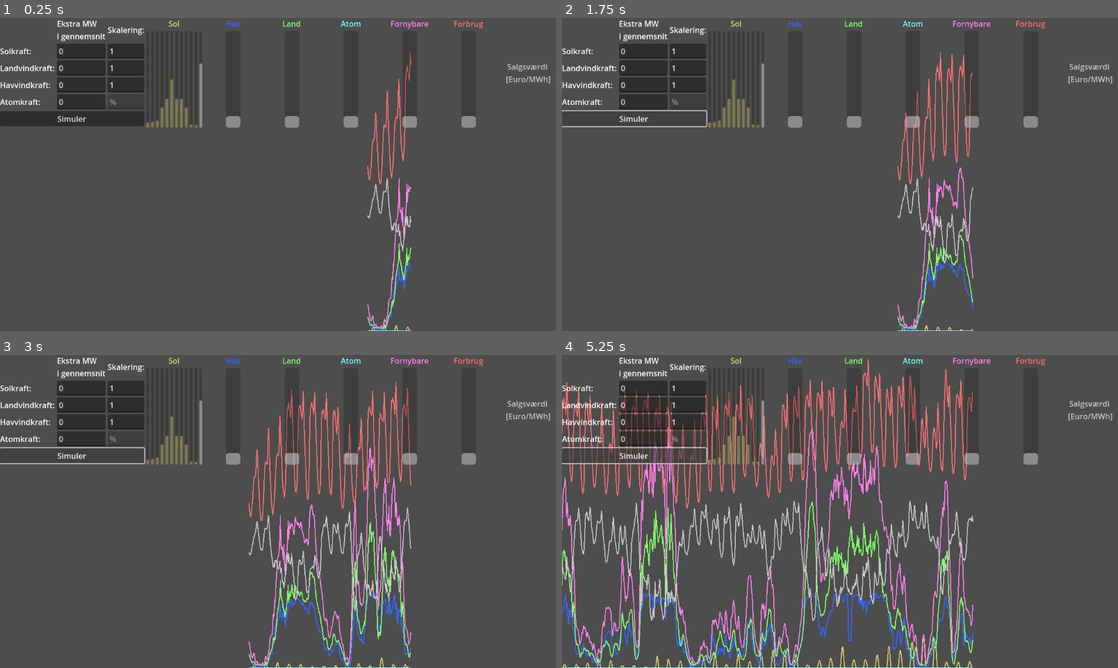
Above: before the commit, frames 1-4 (two rows, left to right).
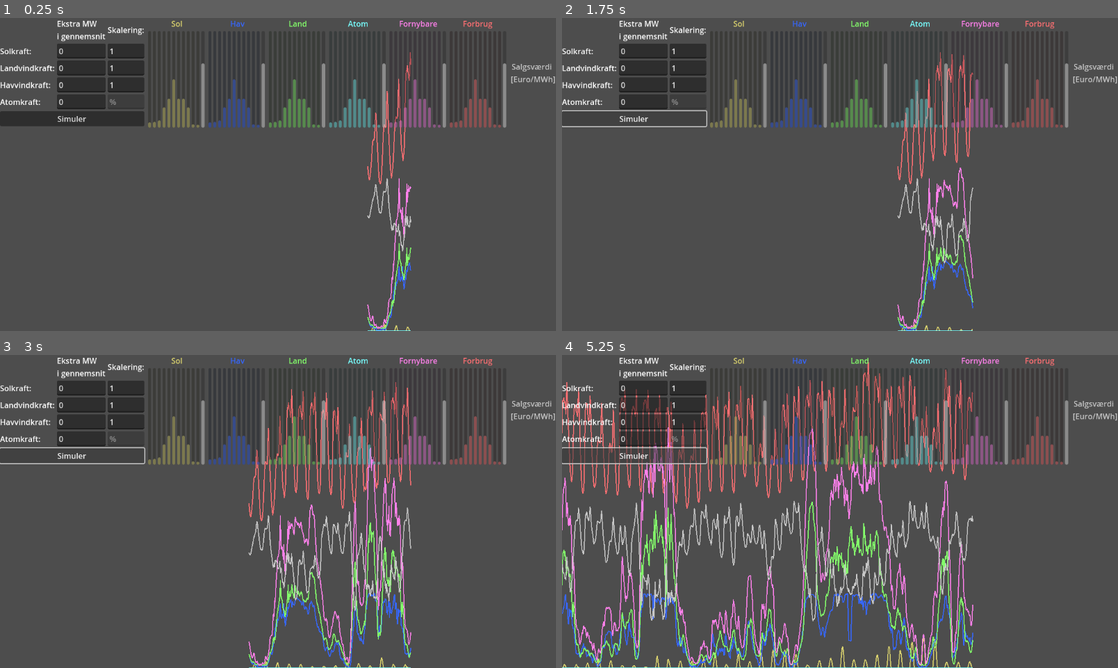
Above: after the commit, the same moments.

Repository: YaLilDuckBoi/energisimulergit
Game: Godot game, scene res://world.tscn
The game is run twice, just before and just after one commit, with the same random seed, the same clock (stepped at 60 frames per second) and the same inputs.
Inputs:
- Up to frame 1 (0.25 s): no input
- Up to frame 2 (1.75 s): click "Simuler" at 0.5 s; click "Simuler" at 1.25 s
- Up to frame 3 (3 s): click "Simuler" at 2 s
- Up to frame 4 (5.25 s): no input

The runs differ from the first frame. In frame 1, 3.8% of the frame differs, in the area x 26-100%, y 0-36%; in frame 2, 4.0%; in frame 3, 4.3%; in frame 4, 5.2%.

Commit message:
opdate
bhjj

Diff:
--- a/world.tscn
+++ b/world.tscn
@@ -30,6 +30,9 @@
 layout_mode = 2
 size_flags_horizontal = 3
 
+[node name="Panel" type="Panel" parent="CanvasLayer/HBoxContainer/HBoxContainer"]
+layout_mode = 2
+
 [node name="VBoxContainer2" type="VBoxContainer" parent="CanvasLayer/HBoxContainer/HBoxContainer"]
 layout_mode = 2
 size_flags_horizontal = 3
@@ -166,8 +169,8 @@
 fill_mode = 3
 show_percentage = false
 
-[node name="ProgressBar12" type="ProgressBar" parent="CanvasLayer/HBoxContainer/HBoxContainer/VBoxContainer2/HBoxContainer"]
-custom_minimum_size = Vector2(6, 0)
+[node name="SalgsVaerdi" type="ProgressBar" parent="CanvasLayer/HBoxContainer/HBoxContainer/VBoxContainer2/HBoxContainer"]
+custom_minimum_size = Vector2(7, 0)
 layout_mode = 2
 size_flags_horizontal = 6
 size_flags_vertical = 3
@@ -175,6 +178,9 @@
 value = 79.0
 fill_mode = 3
 show_percentage = false
+
+[node name="Panel" type="Panel" parent="CanvasLayer/HBoxContainer/HBoxContainer/VBoxContainer2/HBoxContainer"]
+layout_mode = 2
 
 [node name="VBoxContainer3" type="VBoxContainer" parent="CanvasLayer/HBoxContainer/HBoxContainer"]
 layout_mode = 2
@@ -187,14 +193,143 @@
 text = "Hav"
 horizontal_alignment = 1
 
-[node name="ProgressBar" type="ProgressBar" parent="CanvasLayer/HBoxContainer/HBoxContainer/VBoxContainer3"]
-custom_minimum_size = Vector2(30, 0)
-layout_mode = 2
-size_flags_horizontal = 4
-size_flags_vertical = 3
-value = 10.0
-fill_mode = 3
-show_percentage = false
+[node name="HBoxContainer" type="HBoxContainer" parent="CanvasLayer/HBoxContainer/HBoxContainer/VBoxContainer3"]
+layout_mode = 2
+size_flags_vertical = 3
+
+[node name="TWhBar" type="ProgressBar" parent="CanvasLayer/HBoxContainer/HBoxContainer/VBoxContainer3/HBoxContainer"]
+modulate = Color(0.211765, 0.403922, 1, 1)
+custom_minimum_size = Vector2(6, 0)
+layout_mode = 2
+size_flags_horizontal = 6
+size_flags_vertical = 3
+max_value = 120.0
+value = 4.0
+fill_mode = 3
+show_percentage = false
+
+[node name="TWhBar2" type="ProgressBar" parent="CanvasLayer/HBoxContainer/HBoxContainer/VBoxContainer3/HBoxContainer"]
+modulate = Color(0.211765, 0.403922, 1, 1)
+custom_minimum_size = Vector2(6, 0)
+layout_mode = 2
+size_flags_horizontal = 6
+size_flags_vertical = 3
+max_value = 120.0
+value = 5.0
+fill_mode = 3
+show_percentage = false
+
+[node name="TWhBar3" type="ProgressBar" parent="CanvasLayer/HBoxContainer/HBoxContainer/VBoxContainer3/HBoxContainer"]
+modulate = Color(0.211765, 0.403922, 1, 1)
+custom_minimum_size = Vector2(6, 0)
+layout_mode = 2
+size_flags_horizontal = 6
+size_flags_vertical = 3
+max_value = 120.0
+value = 7.0
+fill_mode = 3
+show_percentage = false
+
+[node name="TWhBar4" type="ProgressBar" parent="CanvasLayer/HBoxContainer/HBoxContainer/VBoxContainer3/HBoxContainer"]
+modulate = Color(0.211765, 0.403922, 1, 1)
+custom_minimum_size = Vector2(6, 0)
+layout_mode = 2
+size_flags_horizontal = 6
+size_flags_vertical = 3
+max_value = 120.0
+value = 23.0
+fill_mode = 3
+show_percentage = false
+
+[node name="TWhBar5" type="ProgressBar" parent="CanvasLayer/HBoxContainer/HBoxContainer/VBoxContainer3/HBoxContainer"]
+modulate = Color(0.211765, 0.403922, 1, 1)
+custom_minimum_size = Vector2(6, 0)
+layout_mode = 2
+size_flags_horizontal = 6
+size_flags_vertical = 3
+max_value = 120.0
+value = 34.0
+fill_mode = 3
+show_percentage = false
+
+[node name="TWhBar6" type="ProgressBar" parent="CanvasLayer/HBoxContainer/HBoxContainer/VBoxContainer3/HBoxContainer"]
+modulate = Color(0.211765, 0.403922, 1, 1)
+custom_minimum_size = Vector2(6, 0)
+layout_mode = 2
+size_flags_horizontal = 6
+size_flags_vertical = 3
+max_value = 120.0
+value = 59.0
+fill_mode = 3
+show_percentage = false
+
+[node name="TWhBar7" type="ProgressBar" parent="CanvasLayer/HBoxContainer/HBoxContainer/VBoxContainer3/HBoxContainer"]
+modulate = Color(0.211765, 0.403922, 1, 1)
+custom_minimum_size = Vector2(6, 0)
+layout_mode = 2
+size_flags_horizontal = 6
+size_flags_vertical = 3
+max_value = 120.0
+value = 34.0
+fill_mode = 3
+show_percentage = false
+
+[node name="TWhBar8" type="ProgressBar" parent="CanvasLayer/HBoxContainer/HBoxContainer/VBoxContainer3/HBoxContainer"]
+modulate = Color(0.211765, 0.403922, 1, 1)
+custom_minimum_size = Vector2(6, 0)
+layout_mode = 2
+size_flags_horizontal = 6
+size_flags_vertical = 3
+max_value = 120.0
+value = 34.0
+fill_mode = 3
+show_percentage = false
+
+[node name="TWhBar9" type="ProgressBar" parent="CanvasLayer/HBoxContainer/HBoxContainer/VBoxContainer3/HBoxContainer"]
+modulate = Color(0.211765, 0.403922, 1, 1)
+custom_minimum_size = Vector2(6, 0)
+layout_mode = 2
+size_flags_horizontal = 6
+size_flags_vertical = 3
+max_value = 120.0
+value = 23.0
+fill_mode = 3
+show_percentage = false
+
+[node name="TWhBar10" type="ProgressBar" parent="CanvasLayer/HBoxContainer/HBoxContainer/VBoxContainer3/HBoxContainer"]
+modulate = Color(0.211765, 0.403922, 1, 1)
+custom_minimum_size = Vector2(6, 0)
+layout_mode = 2
+size_flags_horizontal = 6
+size_flags_vertical = 3
+max_value = 120.0
+value = 2.0
+fill_mode = 3
+show_percentage = false
+
+[node name="TWhBar11" type="ProgressBar" parent="CanvasLayer/HBoxContainer/HBoxContainer/VBoxContainer3/HBoxContainer"]
+modulate = Color(0.211765, 0.403922, 1, 1)
+custom_minimum_size = Vector2(6, 0)
+layout_mode = 2
+size_flags_horizontal = 6
+size_flags_vertical = 3
+max_value = 120.0
+value = 1.0
+fill_mode = 3
+show_percentage = false
+
+[node name="SalgsVaerdi" type="ProgressBar" parent="CanvasLayer/HBoxContainer/HBoxContainer/VBoxContainer3/HBoxContainer"]
+custom_minimum_size = Vector2(7, 0)
+layout_mode = 2
+size_flags_horizontal = 6
+size_flags_vertical = 3
+max_value = 120.0
+value = 79.0
+fill_mode = 3
+show_percentage = false
+
+[node name="Panel" type="Panel" parent="CanvasLayer/HBoxContainer/HBoxContainer/VBoxContainer3/HBoxContainer"]
+layout_mode = 2
 
 [node name="VBoxContainer4" type="VBoxContainer" parent="CanvasLayer/HBoxContainer/HBoxContainer"]
 layout_mode = 2
@@ -207,14 +342,143 @@
 text = "Land"
 horizontal_alignment = 1
 
-[node name="ProgressBar" type="ProgressBar" parent="CanvasLayer/HBoxContainer/HBoxContainer/VBoxContainer4"]
-custom_minimum_size = Vector2(30, 0)
-layout_mode = 2
-size_flags_horizontal = 4
-size_flags_vertical = 3
-value = 10.0
-fill_mode = 3
-show_percentage = false
+[node name="HBoxContainer" type="HBoxContainer" parent="CanvasLayer/HBoxContainer/HBoxContainer/VBoxContainer4"]
+layout_mode = 2
+size_flags_vertical = 3
+
+[node name="TWhBar" type="ProgressBar" parent="CanvasLayer/HBoxContainer/HBoxContainer/VBoxContainer4/HBoxContainer"]
+modulate = Color(0.517647, 1, 0.419608, 1)
+custom_minimum_size = Vector2(6, 0)
+layout_mode = 2
+size_flags_horizontal = 6
+size_flags_vertical = 3
+max_value = 120.0
+value = 4.0
+fill_mode = 3
+show_percentage = false
+
+[node name="TWhBar2" type="ProgressBar" parent="CanvasLayer/HBoxContainer/HBoxContainer/VBoxContainer4/HBoxContainer"]
+modulate = Color(0.517647, 1, 0.419608, 1)
+custom_minimum_size = Vector2(6, 0)
+layout_mode = 2
+size_flags_horizontal = 6
+size_flags_vertical = 3
+max_value = 120.0
+value = 5.0
+fill_mode = 3
+show_percentage = false
+
+[node name="TWhBar3" type="ProgressBar" parent="CanvasLayer/HBoxContainer/HBoxContainer/VBoxContainer4/HBoxContainer"]
+modulate = Color(0.517647, 1, 0.419608, 1)
+custom_minimum_size = Vector2(6, 0)
+layout_mode = 2
+size_flags_horizontal = 6
+size_flags_vertical = 3
+max_value = 120.0
+value = 7.0
+fill_mode = 3
+show_percentage = false
+
+[node name="TWhBar4" type="ProgressBar" parent="CanvasLayer/HBoxContainer/HBoxContainer/VBoxContainer4/HBoxContainer"]
+modulate = Color(0.517647, 1, 0.419608, 1)
+custom_minimum_size = Vector2(6, 0)
+layout_mode = 2
+size_flags_horizontal = 6
+size_flags_vertical = 3
+max_value = 120.0
+value = 23.0
+fill_mode = 3
+show_percentage = false
+
+[node name="TWhBar5" type="ProgressBar" parent="CanvasLayer/HBoxContainer/HBoxContainer/VBoxContainer4/HBoxContainer"]
+modulate = Color(0.517647, 1, 0.419608, 1)
+custom_minimum_size = Vector2(6, 0)
+layout_mode = 2
+size_flags_horizontal = 6
+size_flags_vertical = 3
+max_value = 120.0
+value = 34.0
+fill_mode = 3
+show_percentage = false
+
+[node name="TWhBar6" type="ProgressBar" parent="CanvasLayer/HBoxContainer/HBoxContainer/VBoxContainer4/HBoxContainer"]
+modulate = Color(0.517647, 1, 0.419608, 1)
+custom_minimum_size = Vector2(6, 0)
+layout_mode = 2
+size_flags_horizontal = 6
+size_flags_vertical = 3
+max_value = 120.0
+value = 59.0
+fill_mode = 3
+show_percentage = false
+
+[node name="TWhBar7" type="ProgressBar" parent="CanvasLayer/HBoxContainer/HBoxContainer/VBoxContainer4/HBoxContainer"]
+modulate = Color(0.517647, 1, 0.419608, 1)
+custom_minimum_size = Vector2(6, 0)
+layout_mode = 2
+size_flags_horizontal = 6
+size_flags_vertical = 3
+max_value = 120.0
+value = 34.0
+fill_mode = 3
+show_percentage = false
+
+[node name="TWhBar8" type="ProgressBar" parent="CanvasLayer/HBoxContainer/HBoxContainer/VBoxContainer4/HBoxContainer"]
+modulate = Color(0.517647, 1, 0.419608, 1)
+custom_minimum_size = Vector2(6, 0)
+layout_mode = 2
+size_flags_horizontal = 6
+size_flags_vertical = 3
+max_value = 120.0
+value = 34.0
+fill_mode = 3
+show_percentage = false
+
+[node name="TWhBar9" type="ProgressBar" parent="CanvasLayer/HBoxContainer/HBoxContainer/VBoxContainer4/HBoxContainer"]
+modulate = Color(0.517647, 1, 0.419608, 1)
+custom_minimum_size = Vector2(6, 0)
+layout_mode = 2
+size_flags_horizontal = 6
+size_flags_vertical = 3
+max_value = 120.0
+value = 23.0
+fill_mode = 3
+show_percentage = false
+
+[node name="TWhBar10" type="ProgressBar" parent="CanvasLayer/HBoxContainer/HBoxContainer/VBoxContainer4/HBoxContainer"]
+modulate = Color(0.517647, 1, 0.419608, 1)
+custom_minimum_size = Vector2(6, 0)
+layout_mode = 2
+size_flags_horizontal = 6
+size_flags_vertical = 3
+max_value = 120.0
+value = 2.0
+fill_mode = 3
+show_percentage = false
+
+[node name="TWhBar11" type="ProgressBar" parent="CanvasLayer/HBoxContainer/HBoxContainer/VBoxContainer4/HBoxContainer"]
+modulate = Color(0.517647, 1, 0.419608, 1)
+custom_minimum_size = Vector2(6, 0)
+layout_mode = 2
+size_flags_horizontal = 6
+size_flags_vertical = 3
+max_value = 120.0
+value = 1.0
+fill_mode = 3
+show_percentage = false
+
+[node name="SalgsVaerdi" type="ProgressBar" parent="CanvasLayer/HBoxContainer/HBoxContainer/VBoxContainer4/HBoxContainer"]
+custom_minimum_size = Vector2(7, 0)
+layout_mode = 2
+size_flags_horizontal = 6
+size_flags_vertical = 3
+max_value = 120.0
+value = 79.0
+fill_mode = 3
+show_percentage = false
+
+[node name="Panel" type="Panel" parent="CanvasLayer/HBoxContainer/HBoxContainer/VBoxContainer4/HBoxContainer"]
+layout_mode = 2
 
 [node name="VBoxContainer5" type="VBoxContainer" parent="CanvasLayer/HBoxContainer/HBoxContainer"]
 layout_mode = 2
@@ -227,14 +491,143 @@
 text = "Atom"
 horizontal_alignment = 1
 
-[node name="ProgressBar" type="ProgressBar" parent="CanvasLayer/HBoxContainer/HBoxContainer/VBoxContainer5"]
-custom_minimum_size = Vector2(30, 0)
-layout_mode = 2
-size_flags_horizontal = 4
-size_flags_vertical = 3
-value = 10.0
-fill_mode = 3
-show_percentage = false
+[node name="HBoxContainer" type="HBoxContainer" parent="CanvasLayer/HBoxContainer/HBoxContainer/VBoxContainer5"]
+layout_mode = 2
+size_flags_vertical = 3
+
+[node name="TWhBar" type="ProgressBar" parent="CanvasLayer/HBoxContainer/HBoxContainer/VBoxContainer5/HBoxContainer"]
+modulate = Color(0.470588, 1, 1, 1)
+custom_minimum_size = Vector2(6, 0)
+layout_mode = 2
+size_flags_horizontal = 6
+size_flags_vertical = 3
+max_value = 120.0
+value = 4.0
+fill_mode = 3
+show_percentage = false
+
+[node name="TWhBar2" type="ProgressBar" parent="CanvasLayer/HBoxContainer/HBoxContainer/VBoxContainer5/HBoxContainer"]
+modulate = Color(0.470588, 1, 1, 1)
+custom_minimum_size = Vector2(6, 0)
+layout_mode = 2
+size_flags_horizontal = 6
+size_flags_vertical = 3
+max_value = 120.0
+value = 5.0
+fill_mode = 3
+show_percentage = false
+
+[node name="TWhBar3" type="ProgressBar" parent="CanvasLayer/HBoxContainer/HBoxContainer/VBoxContainer5/HBoxContainer"]
+modulate = Color(0.470588, 1, 1, 1)
+custom_minimum_size = Vector2(6, 0)
+layout_mode = 2
+size_flags_horizontal = 6
+size_flags_vertical = 3
+max_value = 120.0
+value = 7.0
+fill_mode = 3
+show_percentage = false
+
+[node name="TWhBar4" type="ProgressBar" parent="CanvasLayer/HBoxContainer/HBoxContainer/VBoxContainer5/HBoxContainer"]
+modulate = Color(0.470588, 1, 1, 1)
+custom_minimum_size = Vector2(6, 0)
+layout_mode = 2
+size_flags_horizontal = 6
+size_flags_vertical = 3
+max_value = 120.0
+value = 23.0
+fill_mode = 3
+show_percentage = false
+
+[node name="TWhBar5" type="ProgressBar" parent="CanvasLayer/HBoxContainer/HBoxContainer/VBoxContainer5/HBoxContainer"]
+modulate = Color(0.470588, 1, 1, 1)
+custom_minimum_size = Vector2(6, 0)
+layout_mode = 2
+size_flags_horizontal = 6
+size_flags_vertical = 3
+max_value = 120.0
+value = 34.0
+fill_mode = 3
+show_percentage = false
+
+[node name="TWhBar6" type="ProgressBar" parent="CanvasLayer/HBoxContainer/HBoxContainer/VBoxContainer5/HBoxContainer"]
+modulate = Color(0.470588, 1, 1, 1)
+custom_minimum_size = Vector2(6, 0)
+layout_mode = 2
+size_flags_horizontal = 6
+size_flags_vertical = 3
+max_value = 120.0
+value = 59.0
+fill_mode = 3
+show_percentage = false
+
+[node name="TWhBar7" type="ProgressBar" parent="CanvasLayer/HBoxContainer/HBoxContainer/VBoxContainer5/HBoxContainer"]
+modulate = Color(0.470588, 1, 1, 1)
+custom_minimum_size = Vector2(6, 0)
+layout_mode = 2
+size_flags_horizontal = 6
+size_flags_vertical = 3
+max_value = 120.0
+value = 34.0
+fill_mode = 3
+show_percentage = false
+
+[node name="TWhBar8" type="ProgressBar" parent="CanvasLayer/HBoxContainer/HBoxContainer/VBoxContainer5/HBoxContainer"]
+modulate = Color(0.470588, 1, 1, 1)
+custom_minimum_size = Vector2(6, 0)
+layout_mode = 2
+size_flags_horizontal = 6
+size_flags_vertical = 3
+max_value = 120.0
+value = 34.0
+fill_mode = 3
+show_percentage = false
+
+[node name="TWhBar9" type="ProgressBar" parent="CanvasLayer/HBoxContainer/HBoxContainer/VBoxContainer5/HBoxContainer"]
+modulate = Color(0.470588, 1, 1, 1)
+custom_minimum_size = Vector2(6, 0)
+layout_mode = 2
+size_flags_horizontal = 6
+size_flags_vertical = 3
+max_value = 120.0
+value = 23.0
+fill_mode = 3
+show_percentage = false
+
+[node name="TWhBar10" type="ProgressBar" parent="CanvasLayer/HBoxContainer/HBoxContainer/VBoxContainer5/HBoxContainer"]
+modulate = Color(0.470588, 1, 1, 1)
+custom_minimum_size = Vector2(6, 0)
+layout_mode = 2
+size_flags_horizontal = 6
+size_flags_vertical = 3
+max_value = 120.0
+value = 2.0
+fill_mode = 3
+show_percentage = false
+
+[node name="TWhBar11" type="ProgressBar" parent="CanvasLayer/HBoxContainer/HBoxContainer/VBoxContainer5/HBoxContainer"]
+modulate = Color(0.470588, 1, 1, 1)
+custom_minimum_size = Vector2(6, 0)
+layout_mode = 2
+size_flags_horizontal = 6
+size_flags_vertical = 3
+max_value = 120.0
+value = 1.0
+fill_mode = 3
+show_percentage = false
+
+[node name="SalgsVaerdi" type="ProgressBar" parent="CanvasLayer/HBoxContainer/HBoxContainer/VBoxContainer5/HBoxContainer"]
+custom_minimum_size = Vector2(7, 0)
+layout_mode = 2
+size_flags_horizontal = 6
+size_flags_vertical = 3
+max_value = 120.0
+value = 79.0
+fill_mode = 3
+show_percentage = false
+
+[node name="Panel" type="Panel" parent="CanvasLayer/HBoxContainer/HBoxContainer/VBoxContainer5/HBoxContainer"]
+layout_mode = 2
 
 [node name="VBoxContainer7" type="VBoxContainer" parent="CanvasLayer/HBoxContainer/HBoxContainer"]
 layout_mode = 2
@@ -247,14 +640,143 @@
 text = "Fornybare"
 horizontal_alignment = 1
 
-[node name="ProgressBar" type="ProgressBar" parent="CanvasLayer/HBoxContainer/HBoxContainer/VBoxContainer7"]
-custom_minimum_size = Vector2(30, 0)
-layout_mode = 2
-size_flags_horizontal = 4
-size_flags_vertical = 3
-value = 10.0
-fill_mode = 3
-show_percentage = false
+[node name="HBoxContainer" type="HBoxContainer" parent="CanvasLayer/HBoxContainer/HBoxContainer/VBoxContainer7"]
+layout_mode = 2
+size_flags_vertical = 3
+
+[node name="TWhBar" type="ProgressBar" parent="CanvasLayer/HBoxContainer/HBoxContainer/VBoxContainer7/HBoxContainer"]
+modulate = Color(1, 0.505882, 0.92549, 1)
+custom_minimum_size = Vector2(6, 0)
+layout_mode = 2
+size_flags_horizontal = 6
+size_flags_vertical = 3
+max_value = 120.0
+value = 4.0
+fill_mode = 3
+show_percentage = false
+
+[node name="TWhBar2" type="ProgressBar" parent="CanvasLayer/HBoxContainer/HBoxContainer/VBoxContainer7/HBoxContainer"]
+modulate = Color(1, 0.505882, 0.92549, 1)
+custom_minimum_size = Vector2(6, 0)
+layout_mode = 2
+size_flags_horizontal = 6
+size_flags_vertical = 3
+max_value = 120.0
+value = 5.0
+fill_mode = 3
+show_percentage = false
+
+[node name="TWhBar3" type="ProgressBar" parent="CanvasLayer/HBoxContainer/HBoxContainer/VBoxContainer7/HBoxContainer"]
+modulate = Color(1, 0.505882, 0.92549, 1)
+custom_minimum_size = Vector2(6, 0)
+layout_mode = 2
+size_flags_horizontal = 6
+size_flags_vertical = 3
+max_value = 120.0
+value = 7.0
+fill_mode = 3
+show_percentage = false
+
+[node name="TWhBar4" type="ProgressBar" parent="CanvasLayer/HBoxContainer/HBoxContainer/VBoxContainer7/HBoxContainer"]
+modulate = Color(1, 0.505882, 0.92549, 1)
+custom_minimum_size = Vector2(6, 0)
+layout_mode = 2
+size_flags_horizontal = 6
+size_flags_vertical = 3
+max_value = 120.0
+value = 23.0
+fill_mode = 3
+show_percentage = false
+
+[node name="TWhBar5" type="ProgressBar" parent="CanvasLayer/HBoxContainer/HBoxContainer/VBoxContainer7/HBoxContainer"]
+modulate = Color(1, 0.505882, 0.92549, 1)
+custom_minimum_size = Vector2(6, 0)
+layout_mode = 2
+size_flags_horizontal = 6
+size_flags_vertical = 3
+max_value = 120.0
+value = 34.0
+fill_mode = 3
+show_percentage = false
+
+[node name="TWhBar6" type="ProgressBar" parent="CanvasLayer/HBoxContainer/HBoxContainer/VBoxContainer7/HBoxContainer"]
+modulate = Color(1, 0.505882, 0.92549, 1)
+custom_minimum_size = Vector2(6, 0)
+layout_mode = 2
+size_flags_horizontal = 6
+size_flags_vertical = 3
+max_value = 120.0
+value = 59.0
+fill_mode = 3
+show_percentage = false
+
+[node name="TWhBar7" type="ProgressBar" parent="CanvasLayer/HBoxContainer/HBoxContainer/VBoxContainer7/HBoxContainer"]
+modulate = Color(1, 0.505882, 0.92549, 1)
+custom_minimum_size = Vector2(6, 0)
+layout_mode = 2
+size_flags_horizontal = 6
+size_flags_vertical = 3
+max_value = 120.0
+value = 34.0
+fill_mode = 3
+show_percentage = false
+
+[node name="TWhBar8" type="ProgressBar" parent="CanvasLayer/HBoxContainer/HBoxContainer/VBoxContainer7/HBoxContainer"]
+modulate = Color(1, 0.505882, 0.92549, 1)
+custom_minimum_size = Vector2(6, 0)
+layout_mode = 2
+size_flags_horizontal = 6
+size_flags_vertical = 3
+max_value = 120.0
+value = 34.0
+fill_mode = 3
+show_percentage = false
+
+[node name="TWhBar9" type="ProgressBar" parent="CanvasLayer/HBoxContainer/HBoxContainer/VBoxContainer7/HBoxContainer"]
+modulate = Color(1, 0.505882, 0.92549, 1)
+custom_minimum_size = Vector2(6, 0)
+layout_mode = 2
+size_flags_horizontal = 6
+size_flags_vertical = 3
+max_value = 120.0
+value = 23.0
+fill_mode = 3
+show_percentage = false
+
+[node name="TWhBar10" type="ProgressBar" parent="CanvasLayer/HBoxContainer/HBoxContainer/VBoxContainer7/HBoxContainer"]
+modulate = Color(1, 0.505882, 0.92549, 1)
+custom_minimum_size = Vector2(6, 0)
+layout_mode = 2
+size_flags_horizontal = 6
+size_flags_vertical = 3
+max_value = 120.0
+value = 2.0
+fill_mode = 3
+show_percentage = false
+
+[node name="TWhBar11" type="ProgressBar" parent="CanvasLayer/HBoxContainer/HBoxContainer/VBoxContainer7/HBoxContainer"]
+modulate = Color(1, 0.505882, 0.92549, 1)
+custom_minimum_size = Vector2(6, 0)
+layout_mode = 2
+size_flags_horizontal = 6
+size_flags_vertical = 3
+max_value = 120.0
+value = 1.0
+fill_mode = 3
+show_percentage = false
+
+[node name="SalgsVaerdi" type="ProgressBar" parent="CanvasLayer/HBoxContainer/HBoxContainer/VBoxContainer7/HBoxContainer"]
+custom_minimum_size = Vector2(7, 0)
+layout_mode = 2
+size_flags_horizontal = 6
+size_flags_vertical = 3
+max_value = 120.0
+value = 79.0
+fill_mode = 3
+show_percentage = false
+
+[node name="Panel" type="Panel" parent="CanvasLayer/HBoxContainer/HBoxContainer/VBoxContainer7/HBoxContainer"]
+layout_mode = 2
 
 [node name="VBoxContainer6" type="VBoxContainer" parent="CanvasLayer/HBoxContainer/HBoxContainer"]
 layout_mode = 2
@@ -267,12 +789,138 @@
 text = "Forbrug"
 horizontal_alignment = 1
 
-[node name="ProgressBar" type="ProgressBar" parent="CanvasLayer/HBoxContainer/HBoxContainer/VBoxContainer6"]
-custom_minimum_size = Vector2(30, 0)
-layout_mode = 2
-size_flags_horizontal = 4
-size_flags_vertical = 3
-value = 10.0
+[node name="HBoxContainer" type="HBoxContainer" parent="CanvasLayer/HBoxContainer/HBoxContainer/VBoxContainer6"]
+layout_mode = 2
+size_flags_vertical = 3
+
+[node name="TWhBar" type="ProgressBar" parent="CanvasLayer/HBoxContainer/HBoxContainer/VBoxContainer6/HBoxContainer"]
+modulate = Color(1, 0.439216, 0.45098, 1)
+custom_minimum_size = Vector2(6, 0)
+layout_mode = 2
+size_flags_horizontal = 6
+size_flags_vertical = 3
+max_value = 120.0
+value = 4.0
+fill_mode = 3
+show_percentage = false
+
+[node name="TWhBar2" type="ProgressBar" parent="CanvasLayer/HBoxContainer/HBoxContainer/VBoxContainer6/HBoxContainer"]
+modulate = Color(1, 0.439216, 0.45098, 1)
+custom_minimum_size = Vector2(6, 0)
+layout_mode = 2
+size_flags_horizontal = 6
+size_flags_vertical = 3
+max_value = 120.0
+value = 5.0
+fill_mode = 3
+show_percentage = false
+
+[node name="TWhBar3" type="ProgressBar" parent="CanvasLayer/HBoxContainer/HBoxContainer/VBoxContainer6/HBoxContainer"]
+modulate = Color(1, 0.439216, 0.45098, 1)
+custom_minimum_size = Vector2(6, 0)
+layout_mode = 2
+size_flags_horizontal = 6
+size_flags_vertical = 3
+max_value = 120.0
+value = 7.0
+fill_mode = 3
+show_percentage = false
+
+[node name="TWhBar4" type="ProgressBar" parent="CanvasLayer/HBoxContainer/HBoxContainer/VBoxContainer6/HBoxContainer"]
+modulate = Color(1, 0.439216, 0.45098, 1)
+custom_minimum_size = Vector2(6, 0)
+layout_mode = 2
+size_flags_horizontal = 6
+size_flags_vertical = 3
+max_value = 120.0
+value = 23.0
+fill_mode = 3
+show_percentage = false
+
+[node name="TWhBar5" type="ProgressBar" parent="CanvasLayer/HBoxContainer/HBoxContainer/VBoxContainer6/HBoxContainer"]
+modulate = Color(1, 0.439216, 0.45098, 1)
+custom_minimum_size = Vector2(6, 0)
+layout_mode = 2
+size_flags_horizontal = 6
+size_flags_vertical = 3
+max_value = 120.0
+value = 34.0
+fill_mode = 3
+show_percentage = false
+
+[node name="TWhBar6" type="ProgressBar" parent="CanvasLayer/HBoxContainer/HBoxContainer/VBoxContainer6/HBoxContainer"]
+modulate = Color(1, 0.439216, 0.45098, 1)
+custom_minimum_size = Vector2(6, 0)
+layout_mode = 2
+size_flags_horizontal = 6
+size_flags_vertical = 3
+max_value = 120.0
+value = 59.0
+fill_mode = 3
+show_percentage = false
+
+[node name="TWhBar7" type="ProgressBar" parent="CanvasLayer/HBoxContainer/HBoxContainer/VBoxContainer6/HBoxContainer"]
+modulate = Color(1, 0.439216, 0.45098, 1)
+custom_minimum_size = Vector2(6, 0)
+layout_mode = 2
+size_flags_horizontal = 6
+size_flags_vertical = 3
+max_value = 120.0
+value = 34.0
+fill_mode = 3
+show_percentage = false
+
+[node name="TWhBar8" type="ProgressBar" parent="CanvasLayer/HBoxContainer/HBoxContainer/VBoxContainer6/HBoxContainer"]
+modulate = Color(1, 0.439216, 0.45098, 1)
+custom_minimum_size = Vector2(6, 0)
+layout_mode = 2
+size_flags_horizontal = 6
+size_flags_vertical = 3
+max_value = 120.0
+value = 34.0
+fill_mode = 3
+show_percentage = false
+
+[node name="TWhBar9" type="ProgressBar" parent="CanvasLayer/HBoxContainer/HBoxContainer/VBoxContainer6/HBoxContainer"]
+modulate = Color(1, 0.439216, 0.45098, 1)
+custom_minimum_size = Vector2(6, 0)
+layout_mode = 2
+size_flags_horizontal = 6
+size_flags_vertical = 3
+max_value = 120.0
+value = 23.0
+fill_mode = 3
+show_percentage = false
+
+[node name="TWhBar10" type="ProgressBar" parent="CanvasLayer/HBoxContainer/HBoxContainer/VBoxContainer6/HBoxContainer"]
+modulate = Color(1, 0.439216, 0.45098, 1)
+custom_minimum_size = Vector2(6, 0)
+layout_mode = 2
+size_flags_horizontal = 6
+size_flags_vertical = 3
+max_value = 120.0
+value = 2.0
+fill_mode = 3
+show_percentage = false
+
+[node name="TWhBar11" type="ProgressBar" parent="CanvasLayer/HBoxContainer/HBoxContainer/VBoxContainer6/HBoxContainer"]
+modulate = Color(1, 0.439216, 0.45098, 1)
+custom_minimum_size = Vector2(6, 0)
+layout_mode = 2
+size_flags_horizontal = 6
+size_flags_vertical = 3
+max_value = 120.0
+value = 1.0
+fill_mode = 3
+show_percentage = false
+
+[node name="SalgsVaerdi" type="ProgressBar" parent="CanvasLayer/HBoxContainer/HBoxContainer/VBoxContainer6/HBoxContainer"]
+custom_minimum_size = Vector2(7, 0)
+layout_mode = 2
+size_flags_horizontal = 6
+size_flags_vertical = 3
+max_value = 120.0
+value = 79.0
 fill_mode = 3
 show_percentage = false
 
